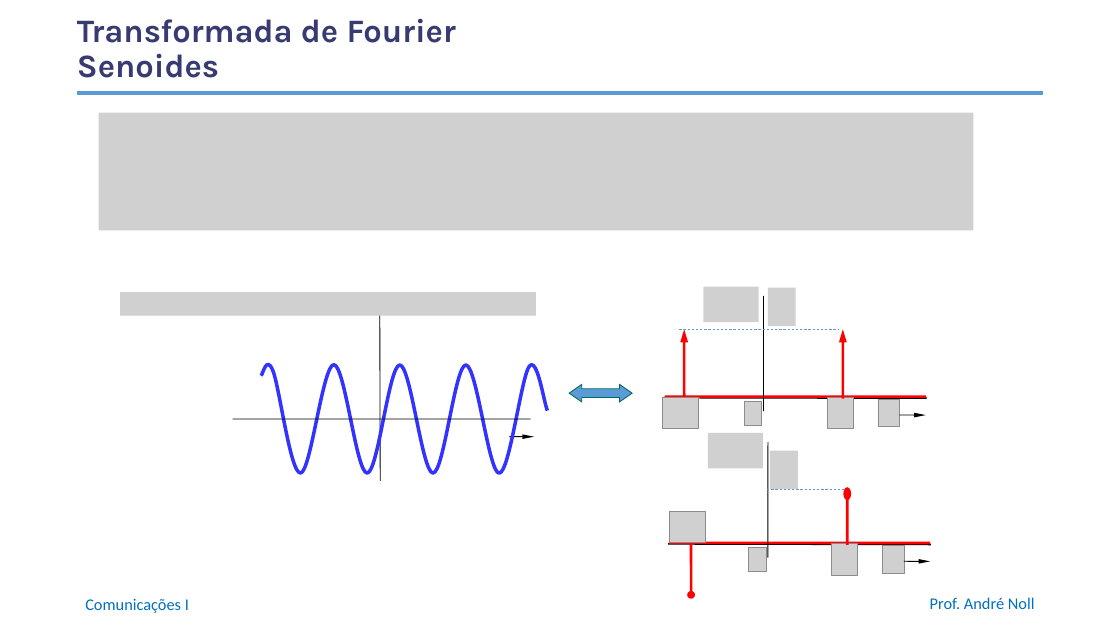
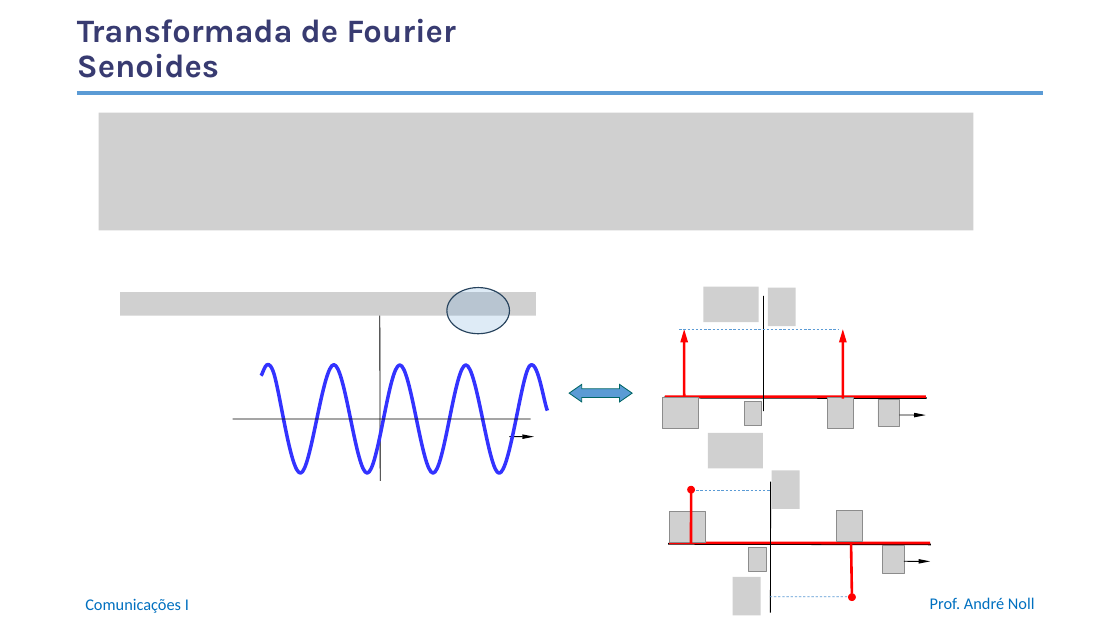
Before and after one commit to anollba/comunicacoes_i_ufrj, a slide deck: slide 21 of slides/Part1-Sistemas/01_03_TransformadaFourier.pptx. Drawn at 1120x630 pixels with LibreOffice and Linux fonts; fonts in the diff are those of the drawing; grey boxes stand for pictures; background and template pictures are left out. Boxes give left, top, right and bottom in pixels: in the first picture for what was removed or moved away, otherwise in the second. Text is boxed around its words. In the diff, an @@ line names an element or a change of style, - is before the commit and + after.

Commit message:
Correct slides Transformada Fourier

```diff
--- a/slides/Part1-Sistemas/01_03_TransformadaFourier.pptx
+++ b/slides/Part1-Sistemas/01_03_TransformadaFourier.pptx
@@ ellipse added at [447, 287, 510, 334], fill #5B9BD5 at 20% opacity, outline #28445D 1 pt @@
@@ picture: place and size @@
-picture at [770, 450, 797, 489]
+picture at [772, 471, 800, 509]
@@ arrow moved from (691, 544) - (691, 595) to (691, 544) - (691, 490) @@
@@ line moved from (767, 489) - (845, 489) to (692, 491) - (770, 491) @@
@@ line moved from (768, 558) - (768, 442) to (770, 613) - (770, 481) @@
@@ picture added at [837, 510, 862, 541] @@
@@ picture removed at [832, 544, 857, 575] @@
@@ arrow moved from (848, 494) - (848, 545) to (851, 544) - (852, 597) @@
@@ arrow (851, 544) - (852, 597): arrowheads changed @@
@@ picture added at [733, 577, 760, 616] @@
@@ line added from (770, 597) to (848, 597), #5B9BD5 0.5 pt dashed @@
```
Also in this commit, not shown: 7 other slides changed, 1 other file.
